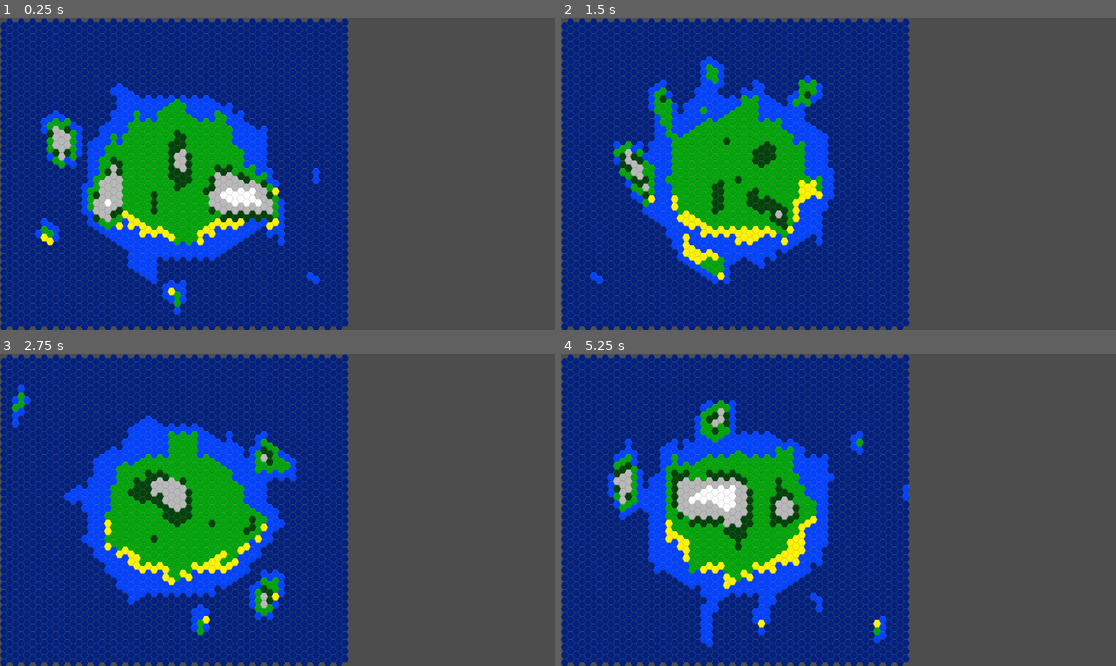
Above: before the commit, frames 1-4 (two rows, left to right).
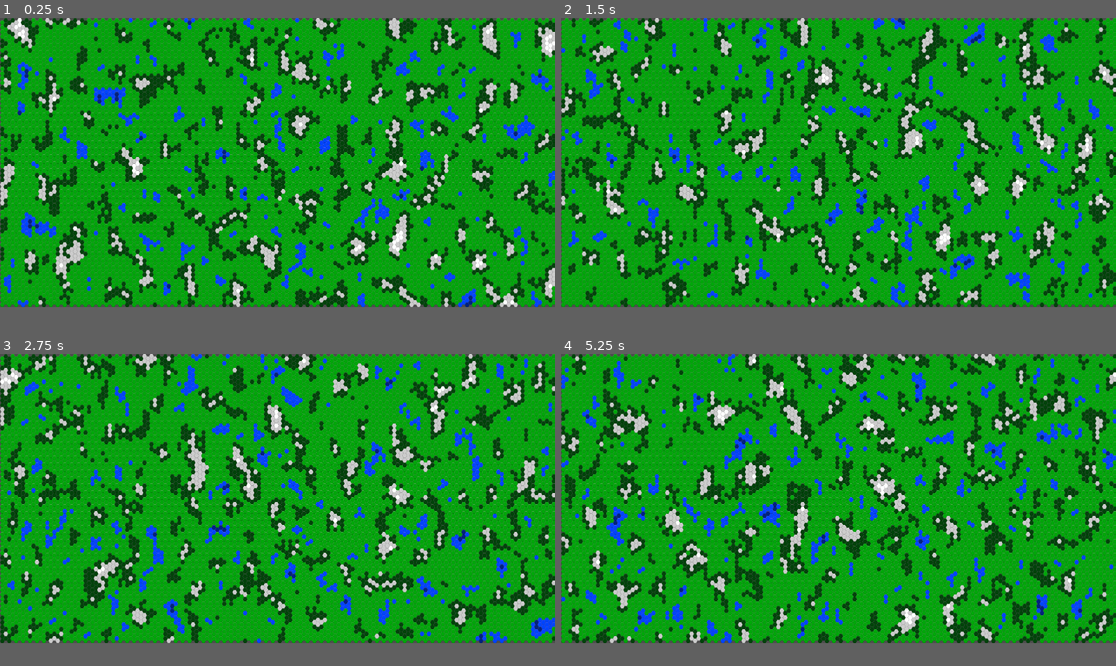
Above: after the commit, the same moments.

Repository: kosinaz/godot-4-hex-map-generator
Game: Godot game, scene res://map_generator.tscn
Same seed, same stepped clock (60 frames per second), same inputs: the game is played once before the commit and once after it.
Inputs:
- Up to frame 1 (0.25 s): no input
- Up to frame 2 (1.5 s): tap Enter at 0.5 s; hold Space (generate) 0.53-1.28 s; tap Space (generate) at 1.35 s
- Up to frame 3 (2.75 s): tap Space (generate) at 2 s; hold Space (generate) from 2.03 s (still down)
- Up to frame 4 (5.25 s): tap Enter at 2.75, 4.25 s; release Space (generate) at 2.78 s; tap Space (generate) at 2.85, 3.5, 4.35, 5 s; hold Space (generate) 3.53-4.28 s; hold Space (generate) from 5.03 s (still down)
In our replay, the window is 799x449 before the commit and 799x416 after it. These sizes can differ from the game's own. Grey fills any space a smaller window leaves; there, only what the larger window draws over its background counts as a difference.

The runs differ from the first frame. In frame 1, 92% of the frame differs, in the area x 0-100%, y 0-100%; in frame 2, 92%; in frame 3, 92%; in frame 4, 93%.

Commit message:
refine generation

Diff:
--- a/map_generator.gd
+++ b/map_generator.gd
@@ -1,10 +1,10 @@
 extends Node2D
 
 @export
-var width = 60
+var width = 160
 
 @export
-var height = 40
+var height = 62
 
 @onready
 var tilemap = $TileMap
@@ -16,8 +16,11 @@
 # Called when the node enters the scene tree for the first time.
 func _ready():
 	noise.noise_type = FastNoiseLite.TYPE_SIMPLEX_SMOOTH
-	noise.frequency = 0.075
-	noise.fractal_octaves = 1
+
+	# The lower the frequency is, the wider the map features
+	# (grasslands, lakes, mountains) will be.
+	noise.frequency = 0.1
+#	noise.fractal_octaves = 8
 	altitude = generate_map()
 	set_tile(width, height)
 
@@ -28,18 +31,28 @@
 
 func generate_map():
 	noise.seed = randi()
-	var gridName = {}
+	var map = {}
 	for x in width:
 		for y in height:
-			var rand = 2 * (abs(noise.get_noise_2d(x, y)))
-			var nx = 2.0 * x / width - 1
-			var ny = 2.0 * y / height - 1
-			var d = 1 - (1 - pow(nx, 2)) * (1 - pow(ny, 2))
-			rand /= 2
-			rand = pow(rand, 4)
-			rand = (rand + (1 - d)) / 2
-			gridName[Vector2(x, y)] = rand
-	return gridName
+
+			# Get a noise value between -1 and 1
+			var elevation = noise.get_noise_2d(x, y)
+
+			# Make it positive, changing the range to 0 to 2
+			elevation += 1.0
+
+			# Maximize it in 1, range is now 0 to 1
+			elevation /= 2.0
+
+#			var rand = 2 * (abs(noise.get_noise_2d(x, y)))
+#			var nx = 2.0 * x / width - 1
+#			var ny = 2.0 * y / height - 1
+#			var d = 1 - (1 - pow(nx, 2)) * (1 - pow(ny, 2))
+#			rand /= 2
+#			rand = pow(rand, 4)
+#			rand = (rand + (1 - d)) / 2
+			map[Vector2(x, y)] = elevation
+	return map
 
 func set_tile(w, h):
 	for x in w:
@@ -47,20 +60,23 @@
 			var pos = Vector2(x, y)
 			var alt = altitude[pos]
 
-			if alt > 0.72:
-				tilemap.set_cell(0, pos, 3, Vector2(4, 2))
-			elif alt > 0.55:
-				tilemap.set_cell(0, pos, 3, Vector2(3, 2))
+			if alt > 0.9:
+				tilemap.set_cell(0, pos, 0, Vector2(9, 0))
+			elif alt > 0.8:
+				tilemap.set_cell(0, pos, 0, Vector2(8, 0))
+			elif alt > 0.7:
+				tilemap.set_cell(0, pos, 0, Vector2(7, 0))
+			elif alt > 0.6:
+				tilemap.set_cell(0, pos, 0, Vector2(6, 0))
 			elif alt > 0.5:
-				tilemap.set_cell(0, pos, 3, Vector2(2, 1))
-			elif alt > 0.44:
-				tilemap.set_cell(0, pos, 3, Vector2(1, 1))
-			elif alt > 0.42:
-				if (y > height / 2.0):
-					tilemap.set_cell(0, pos, 3, Vector2(0, 1))
-				else:
-					tilemap.set_cell(0, pos, 3, Vector2(1, 1))
-			elif alt > 0.36:
-				tilemap.set_cell(0, pos, 3, Vector2(2, 0))
+				tilemap.set_cell(0, pos, 0, Vector2(5, 0))
+			elif alt > 0.4:
+				tilemap.set_cell(0, pos, 0, Vector2(4, 0))
+			elif alt > 0.3:
+				tilemap.set_cell(0, pos, 0, Vector2(3, 0))
+			elif alt > 0.2:
+				tilemap.set_cell(0, pos, 0, Vector2(2, 0))
+			elif alt > 0.1:
+				tilemap.set_cell(0, pos, 0, Vector2(1, 0))
 			else:
-				tilemap.set_cell(0, pos, 3, Vector2(1, 0))
+				tilemap.set_cell(0, pos, 0, Vector2(0, 0))
--- a/map_generator.tscn
+++ b/map_generator.tscn
@@ -3,30 +3,44 @@
 [ext_resource type="Script" path="res://map_generator.gd" id="1_5pry6"]
 [ext_resource type="Texture2D" uid="uid://dmv1uwoe4usdr" path="res://assets/tileset.png" id="2_s2v23"]
 
-[sub_resource type="TileSetAtlasSource" id="TileSetAtlasSource_fj6b7"]
+[sub_resource type="TileSetAtlasSource" id="TileSetAtlasSource_pdk54"]
 texture = ExtResource("2_s2v23")
-use_texture_padding = false
 0:0/0 = 0
 1:0/0 = 0
 2:0/0 = 0
 3:0/0 = 0
 4:0/0 = 0
+5:0/0 = 0
 0:1/0 = 0
 1:1/0 = 0
 2:1/0 = 0
 3:1/0 = 0
+4:1/0 = 0
+5:1/0 = 0
 0:2/0 = 0
 1:2/0 = 0
 2:2/0 = 0
 3:2/0 = 0
-4:1/0 = 0
 4:2/0 = 0
+5:2/0 = 0
+6:2/0 = 0
+7:2/0 = 0
+8:2/0 = 0
+9:2/0 = 0
+7:1/0 = 0
+7:0/0 = 0
+6:0/0 = 0
+6:1/0 = 0
+8:1/0 = 0
+8:0/0 = 0
+9:1/0 = 0
+9:0/0 = 0
 
 [sub_resource type="TileSet" id="TileSet_46for"]
 tile_shape = 3
 tile_layout = 1
 tile_offset_axis = 1
-sources/3 = SubResource("TileSetAtlasSource_fj6b7")
+sources/0 = SubResource("TileSetAtlasSource_pdk54")
 
 [node name="Map Generator" type="Node2D"]
 y_sort_enabled = true
--- a/project.godot
+++ b/project.godot
@@ -15,11 +15,17 @@
 config/features=PackedStringArray("4.0", "Forward Plus")
 config/icon="res://icon.svg"
 
+[display]
+
+window/size/viewport_width=1920
+window/size/viewport_height=1000
+window/size/initial_position_type=0
+
 [input]
 
 generate={
 "deadzone": 0.5,
-"events": [Object(InputEventKey,"resource_local_to_scene":false,"resource_name":"","device":0,"window_id":0,"alt_pressed":false,"shift_pressed":false,"ctrl_pressed":false,"meta_pressed":false,"pressed":false,"keycode":0,"physical_keycode":32,"unicode":0,"echo":false,"script":null)
+"events": [Object(InputEventKey,"resource_local_to_scene":false,"resource_name":"","device":0,"window_id":0,"alt_pressed":false,"shift_pressed":false,"ctrl_pressed":false,"meta_pressed":false,"pressed":false,"keycode":0,"physical_keycode":32,"key_label":0,"unicode":0,"echo":false,"script":null)
 ]
 }
 
Binary file changed: assets/tileset.png
Not shown, changed: assets/tileset.xcf
